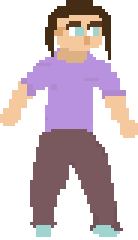
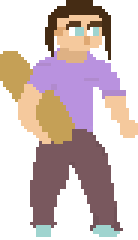
Before/after of a 138×240 layered artwork. What changed in the layer stack:
painted on "Слой 1" over [0, 51, 75, 144]
